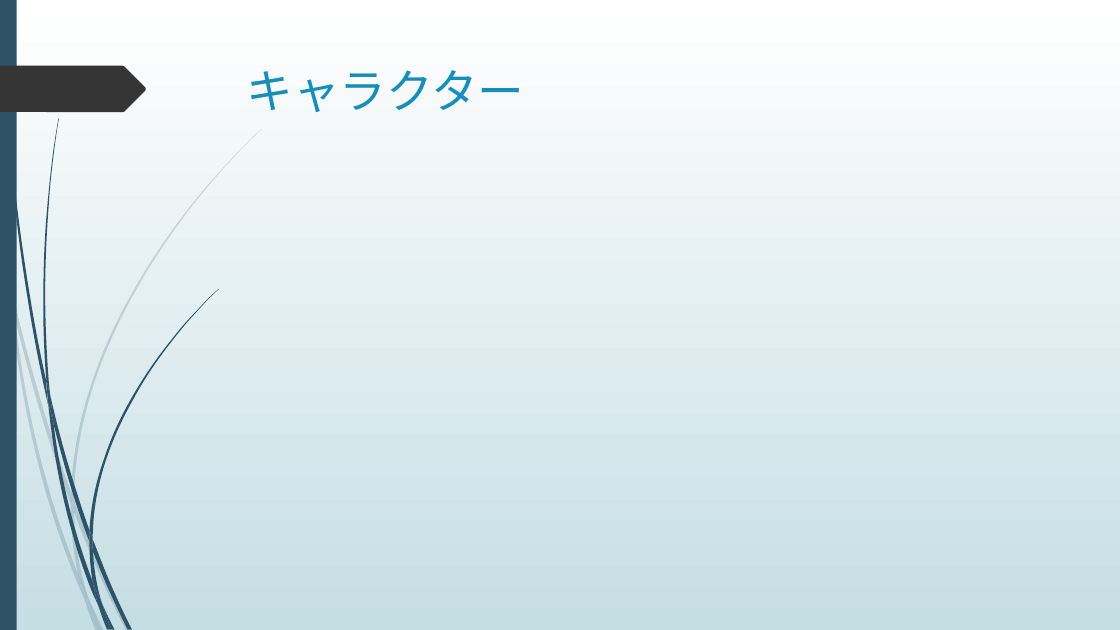
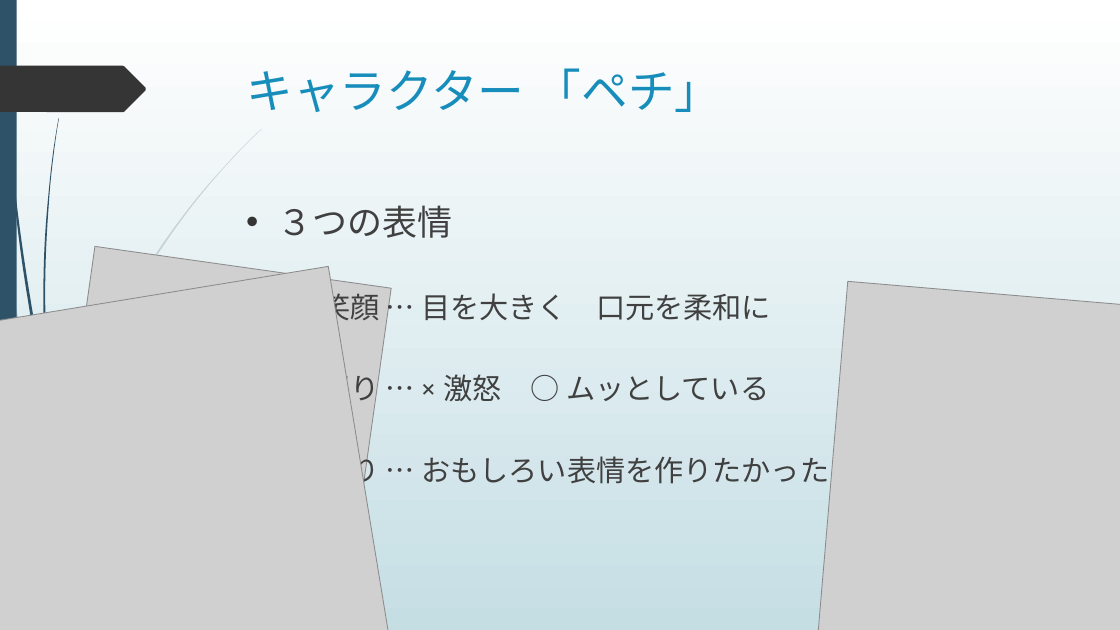
Before and after one commit to kistFteam/Conversation, a slide deck: slide 5 of パワーポイント.pptx (slide 6 before the commit). Drawn at 1120x630 pixels with LibreOffice and Linux fonts; fonts in the diff are those of the drawing; grey boxes stand for pictures. Boxes give left, top, right and bottom in pixels: in the first picture for what was removed or moved away, otherwise in the second. Text is boxed around its words. In the diff, an @@ line names an element or a change of style, - is before the commit and + after.

```diff
--- a/パワーポイント.pptx
+++ b/パワーポイント.pptx
@@ title at bbox=[247, 68, 722, 112]: text changed @@
-キャラクター
+キャラクター 「ペチ」
@@ text added at bbox=[278, 205, 829, 489], 25 pt, text #404040 @@
+• ３つの表情
+  ✓ 笑顔 … 目を大きく 口元を柔和に
+  ✓ 怒り … × 激怒 ○ ムッとしている
+  ✓ 悟り … おもしろい表情を作りたかった
@@ picture added at bbox=[0, 266, 400, 630] @@
@@ picture added at bbox=[53, 246, 391, 584] @@
@@ picture added at bbox=[817, 282, 1120, 630] @@
```
Also in this commit, not shown: 5 other slides changed, 1 slide removed, 14 other files.
